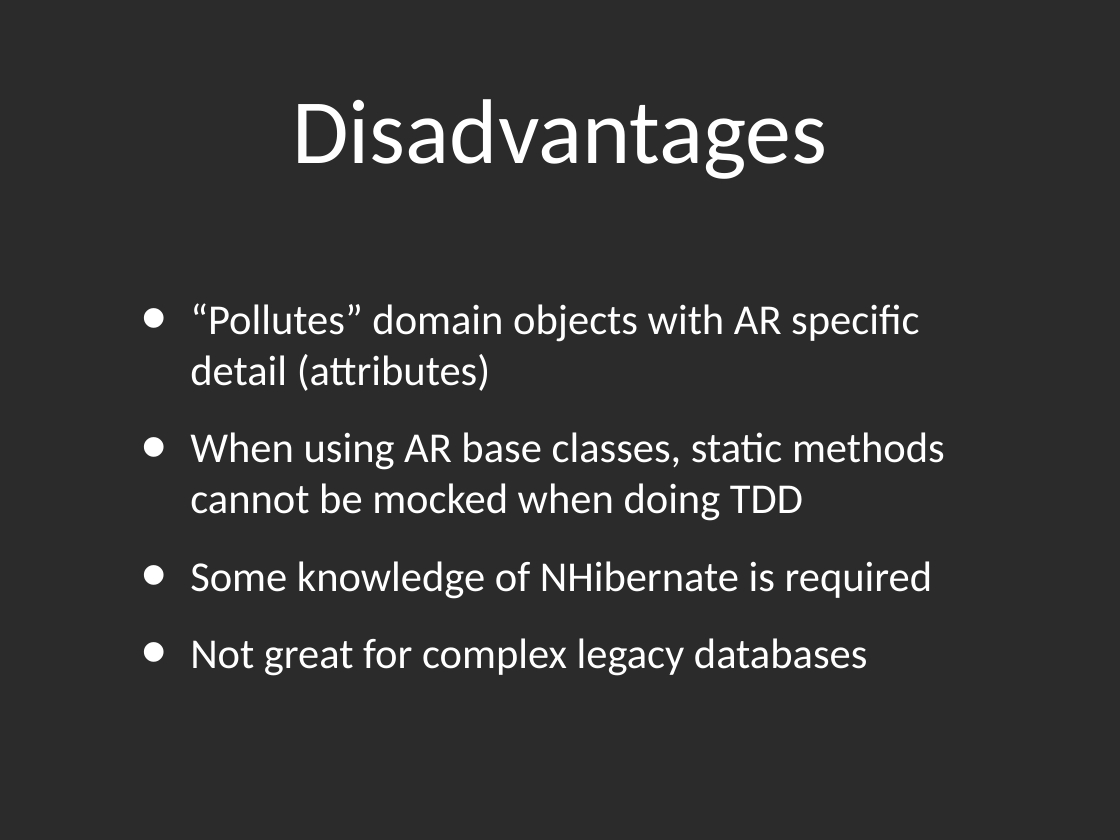
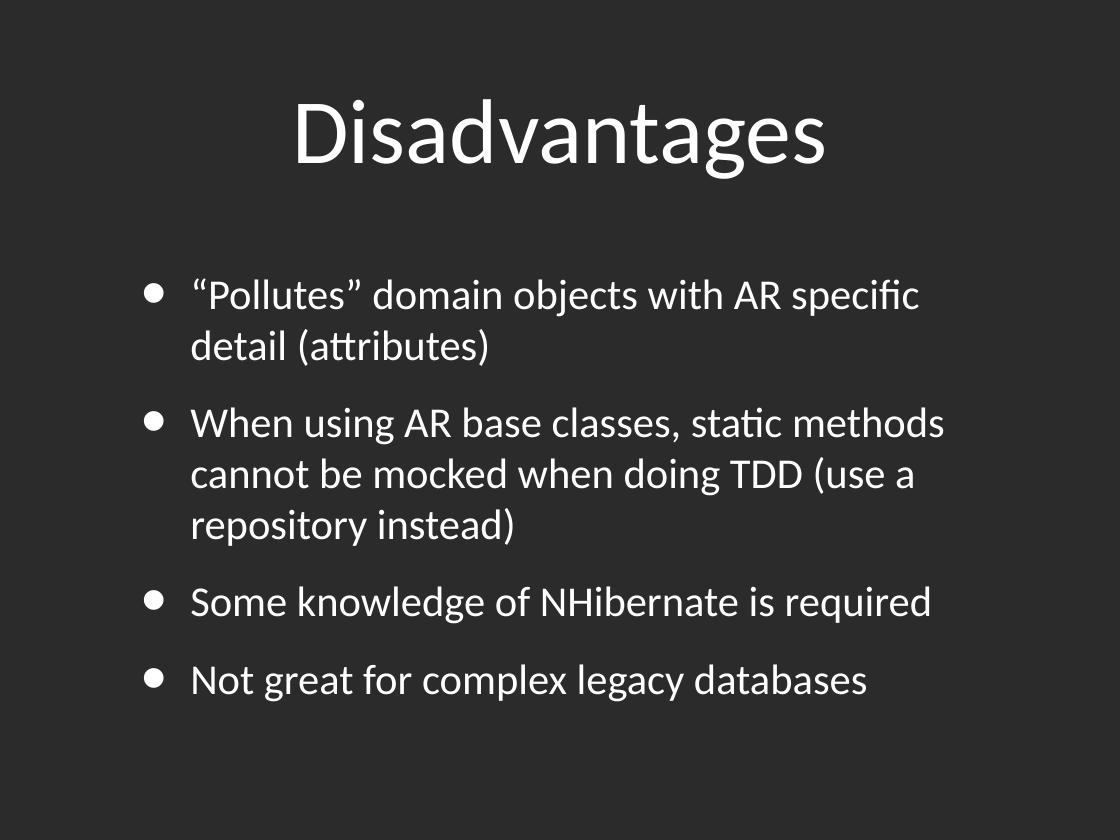
Before and after one commit to andypike/Talks, a slide deck: slide 8 of ORMBattle-Castle-ActiveRecord/ORMBattle-ActiveRecord.ppt. Drawn at 1120x840 pixels with LibreOffice and Linux fonts; fonts in the diff are those of the drawing; background and template pictures are left out; a plain dark background stands for a picture behind light text. Boxes give left, top, right and bottom in pixels: in the first picture for what was removed or moved away, otherwise in the second. Text is boxed around its words. In the diff, an @@ line names an element or a change of style, - is before the commit and + after.

```diff
--- a/ORMBattle-Castle-ActiveRecord/ORMBattle-ActiveRecord.ppt
+++ b/ORMBattle-Castle-ActiveRecord/ORMBattle-ActiveRecord.ppt
@@ text at (190,407,945,546): text changed @@
-• When using AR base classes, static methods cannot be mocked when doing TDD
+• When using AR base classes, static methods cannot be mocked when doing TDD (use a repository instead)
```
Also in this commit, not shown: 7 other slides changed, 1 slide added, 4 other files.
